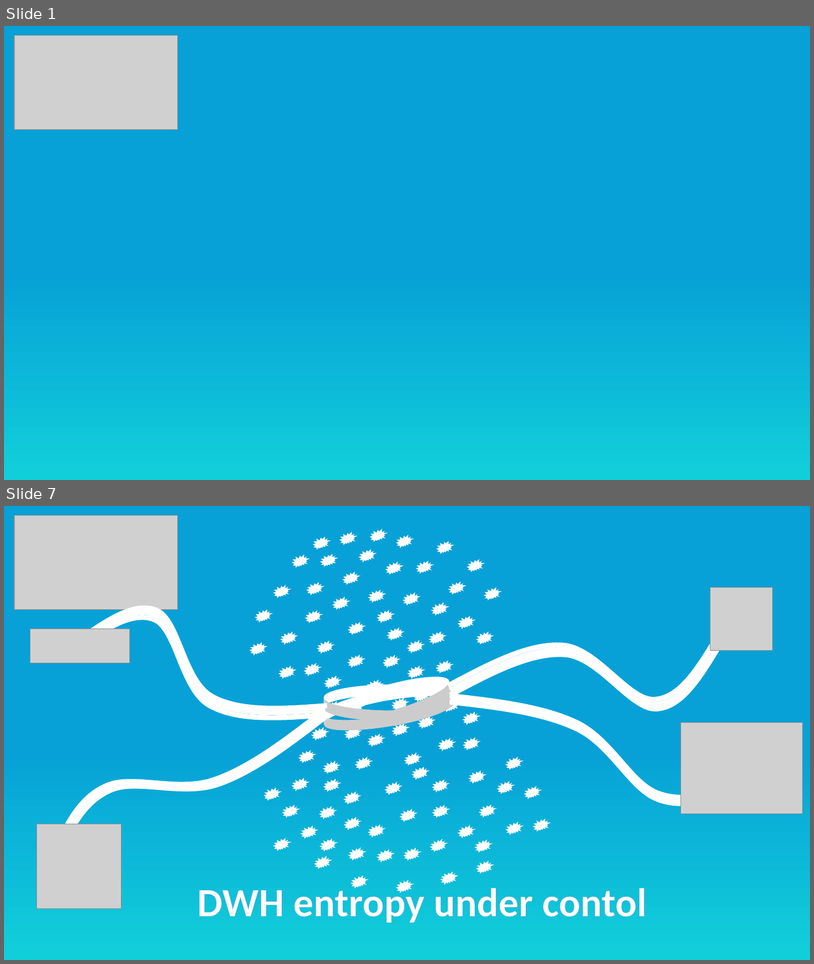
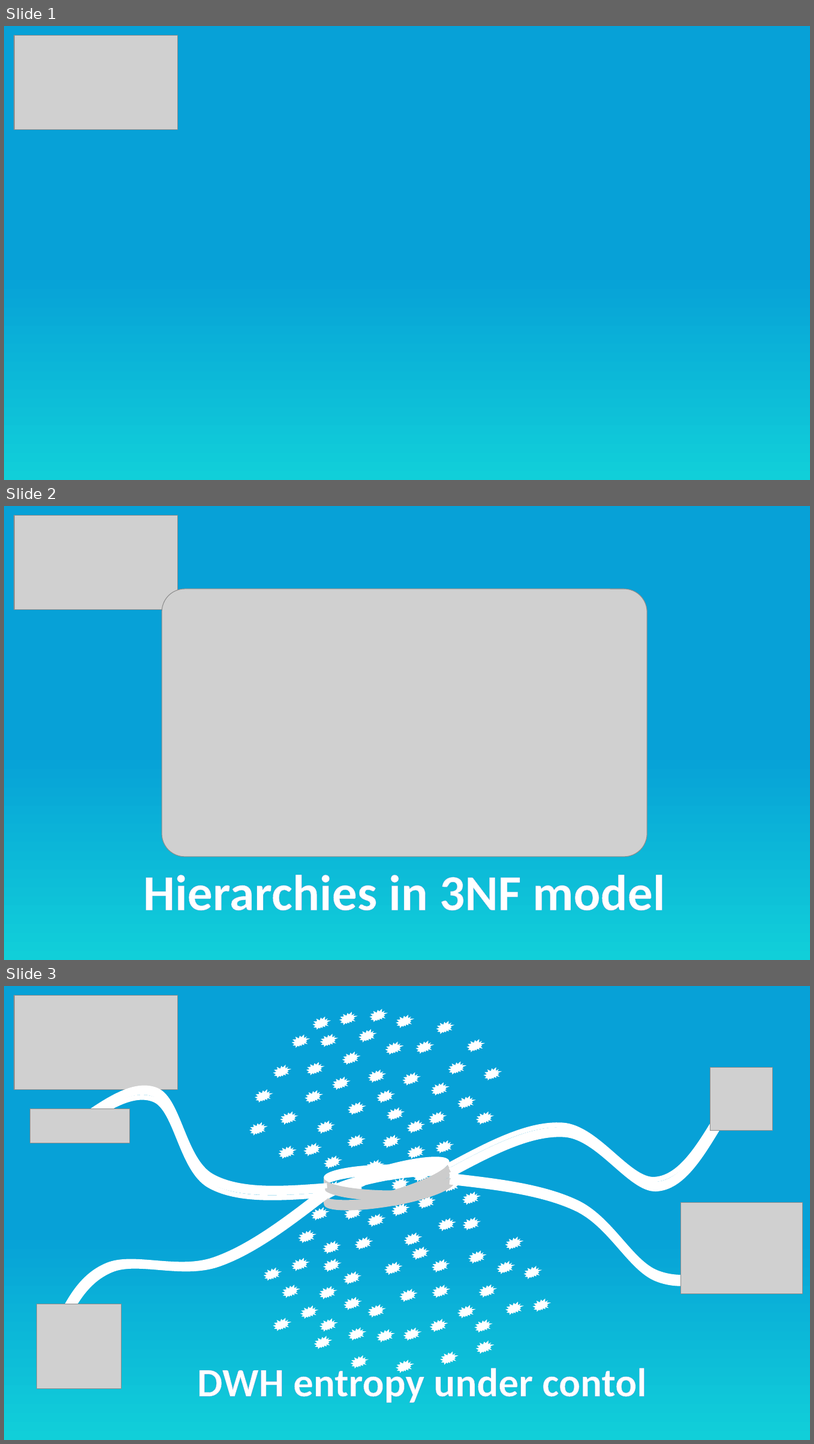
Before and after one commit to dwhacademy/dwhacademy, a slide deck: themes/hugo-elate-theme/static/images/Pictures for blog.pptx. Shown one above the other, each under a label of ours: slides 1 and 7 before the commit, slides 1, 2 and 3 after it; the slides between them are not shown. The pictures are 814x964 and 814x1444 pixels, drawn with LibreOffice and Linux fonts; fonts in the diff are those of the drawing; grey boxes stand for pictures. Boxes give left, top, right and bottom in pixels: in the first picture for what was removed or moved away, otherwise in the second. Text is boxed around its words. In the diff, an @@ line names an element or a change of style, - is before the commit and + after.

Commit message:
added picture for hierarchies

```diff
--- a/themes/hugo-elate-theme/static/images/Pictures for blog.pptx
+++ b/themes/hugo-elate-theme/static/images/Pictures for blog.pptx
@@ slide 2 added at <box>4,506,810,960</box>, background gradient #07A1D7 to #11CFD9 @@
@@ picture added at <box>14,515,177,609</box> @@
@@ picture added at <box>162,589,648,856</box> @@
@@ text added at <box>143,874,665,910</box>, 60 pt, text #FFFFFF, bold @@
+Hierarchies in 3NF model
@@ what was slide 7 is now slide 3 @@
```
Also in this commit, not shown: 1 other file.
